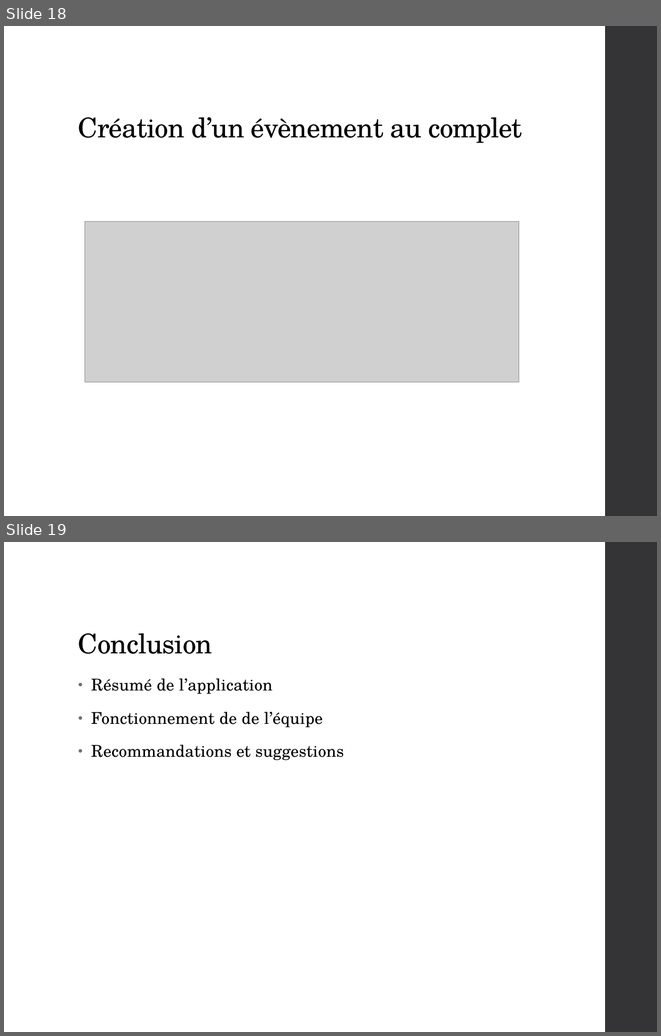
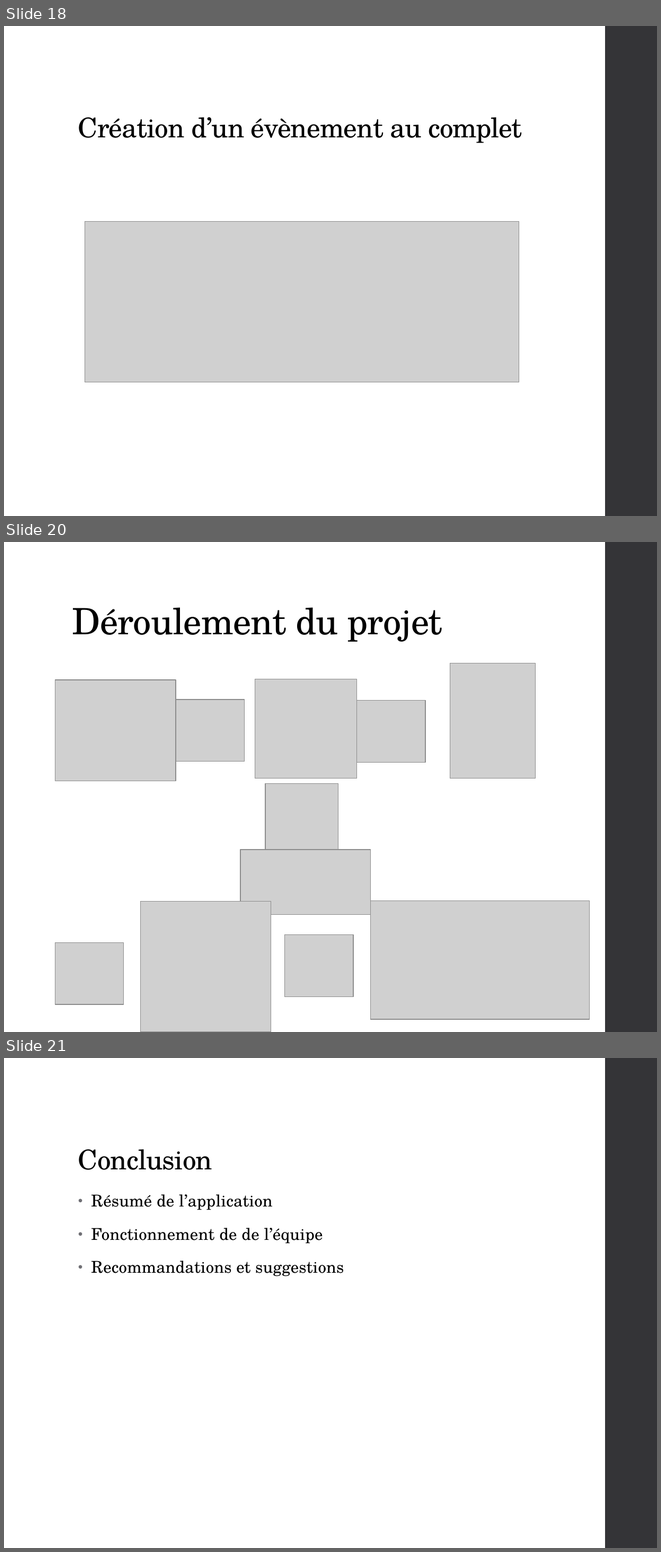
Before and after one commit to qwertyuu/Projet_fin_etudes_2016-2017, a slide deck: Gestion de projet/Présentations/PowerPoint.pptx. Shown one above the other, each under a label of ours: slides 18 and 19 before the commit, slides 18, 20 and 21 after it; the slides between them are not shown. The pictures are 661x1036 and 661x1552 pixels, drawn with LibreOffice and Linux fonts; fonts in the diff are those of the drawing; grey boxes stand for pictures. Boxes give left, top, right and bottom in pixels: in the first picture for what was removed or moved away, otherwise in the second. Text is boxed around its words. In the diff, an @@ line names an element or a change of style, - is before the commit and + after.

```diff
--- a/Gestion de projet/Présentations/PowerPoint.pptx
+++ b/Gestion de projet/Présentations/PowerPoint.pptx
@@ slide 20 added at bbox=[4, 542, 657, 1032], background #FFFFFF; not listed: 1 template element that a slide beside it also shows @@
@@ title added at bbox=[72, 607, 442, 642], 40 pt, text #000000 @@
+Déroulement du projet
@@ picture added at bbox=[450, 663, 535, 778] @@
@@ picture added at bbox=[55, 680, 176, 781] @@
@@ picture added at bbox=[255, 679, 356, 778] @@
@@ picture added at bbox=[176, 699, 244, 761] @@
@@ picture added at bbox=[356, 700, 425, 762] @@
@@ picture added at bbox=[265, 784, 338, 849] @@
@@ picture added at bbox=[240, 849, 370, 915] @@
@@ picture added at bbox=[140, 901, 271, 1032] @@
@@ picture added at bbox=[370, 900, 589, 1020] @@
@@ picture added at bbox=[285, 934, 353, 996] @@
@@ picture added at bbox=[55, 942, 123, 1004] @@
@@ what was slide 19 is now slide 21 @@
```
Also in this commit, not shown: 1 slide changed, 1 other slide added, 25 other files.
